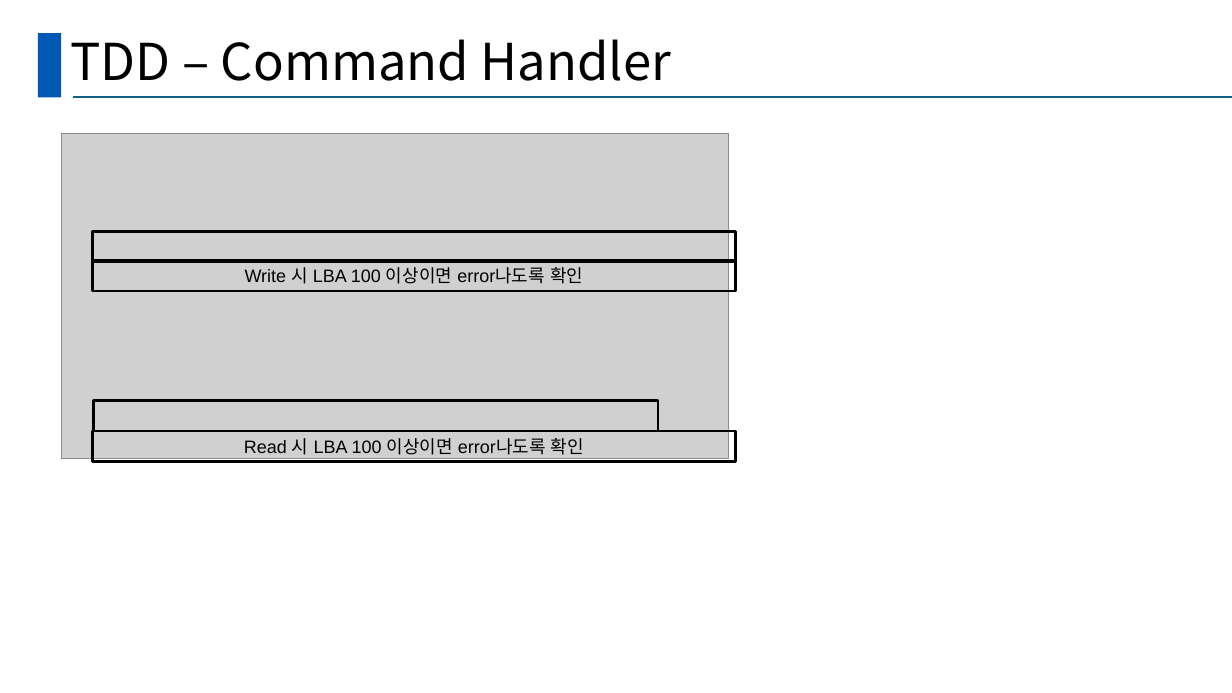
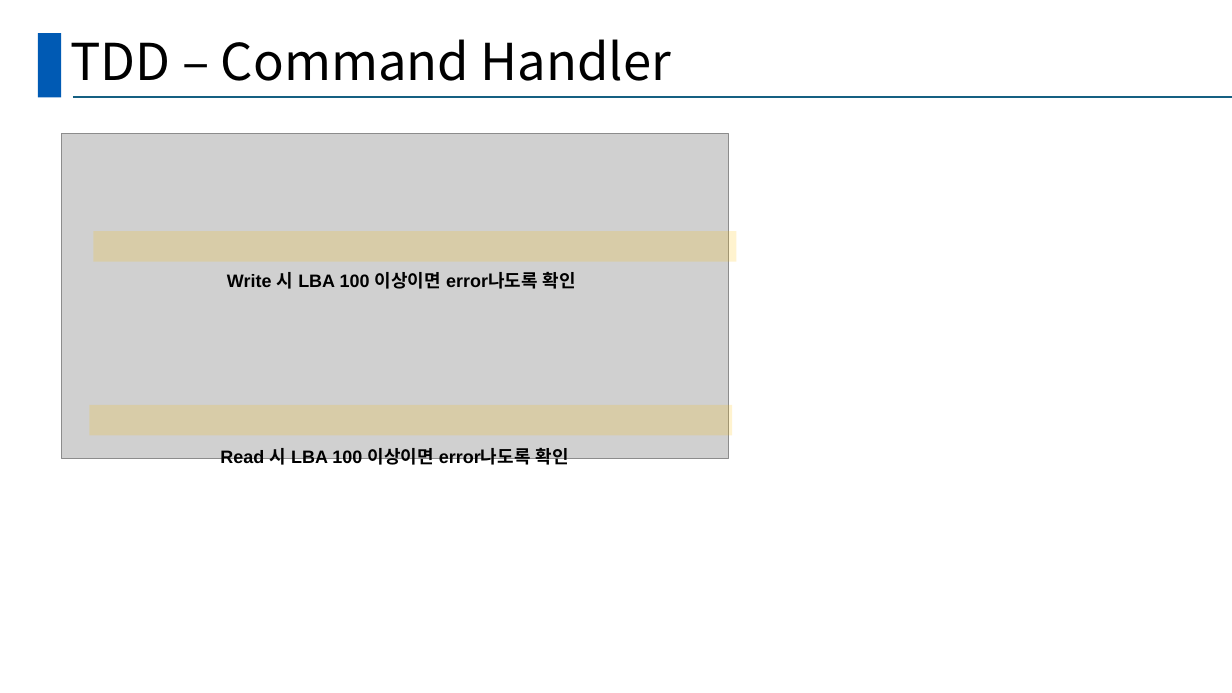
Before and after one commit to mhkim90/ssdproject-1234, a slide deck: slide 5 of 발표양식.pptx. Drawn at 1232x693 pixels with LibreOffice and Linux fonts; fonts in the diff are those of the drawing; grey boxes stand for pictures. Boxes give left, top, right and bottom in pixels: in the first picture for what was removed or moved away, otherwise in the second. Text is boxed around its words. In the diff, an @@ line names an element or a change of style, - is before the commit and + after.

```diff
--- a/발표양식.pptx
+++ b/발표양식.pptx
@@ rectangle at bbox=[93, 231, 737, 262]: fill none to #FFC000 at 19% opacity; outline #000000 2 pt to none @@
@@ text "Write 시 LBA 100 이상이면 ...": place and size @@
-text "Write 시 LBA 100 이상이면 ..." at bbox=[92, 261, 736, 291]
+text "Write 시 LBA 100 이상이면 ..." at bbox=[227, 272, 576, 289]
@@ text "Write 시 LBA 100 이상이면 ..." at bbox=[227, 272, 576, 289]: bold on; vertical alignment middle to top; outline #000000 2 pt to none @@
@@ rectangle at bbox=[90, 405, 733, 435]: fill none to #FFC000 at 19% opacity; outline #000000 2 pt to none @@
@@ rectangle: place and size @@
-rectangle at bbox=[93, 400, 658, 431]
+rectangle at bbox=[90, 405, 733, 435]
@@ text "Read 시 LBA 100 이상이면 ..." at bbox=[220, 448, 569, 469]: bold on; vertical alignment middle to top; outline #000000 2 pt to none @@
@@ text "Read 시 LBA 100 이상이면 ...": place and size @@
-text "Read 시 LBA 100 이상이면 ..." at bbox=[92, 431, 736, 461]
+text "Read 시 LBA 100 이상이면 ..." at bbox=[220, 448, 569, 469]
```
Also in this commit, not shown: 5 other slides changed.
